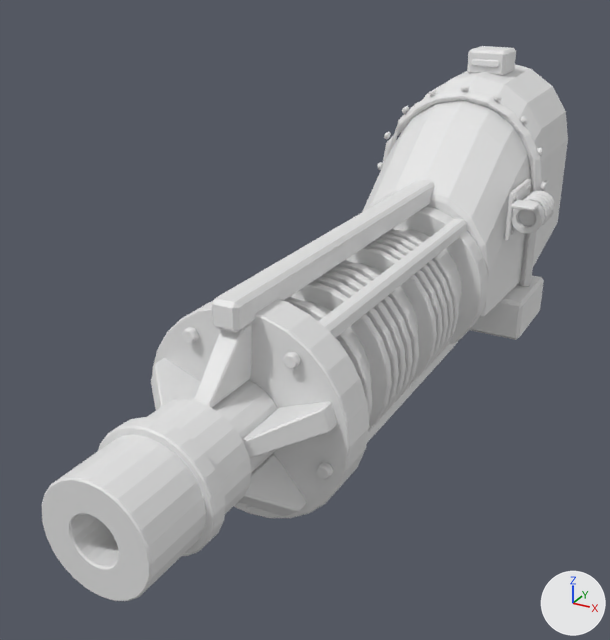
Before and after pictures for a commit that changed the OBJ model Assets/Resources/Models/Ricochet_M0/barrel.obj.
Before and after are seen from a camera (50 mm lens) standing at (0.54, -1.726, 0.568) and looking at (-0.07, -0.617, 0.014). Arrows for +X, +Y and +Z are at lower right; the lights stay in place. The first picture is the older version. Where no turn or scale is listed for an object, it has been applied to the vertices. Vertices at exactly the same position are counted once.

Objects in the first picture: 'barrel'.
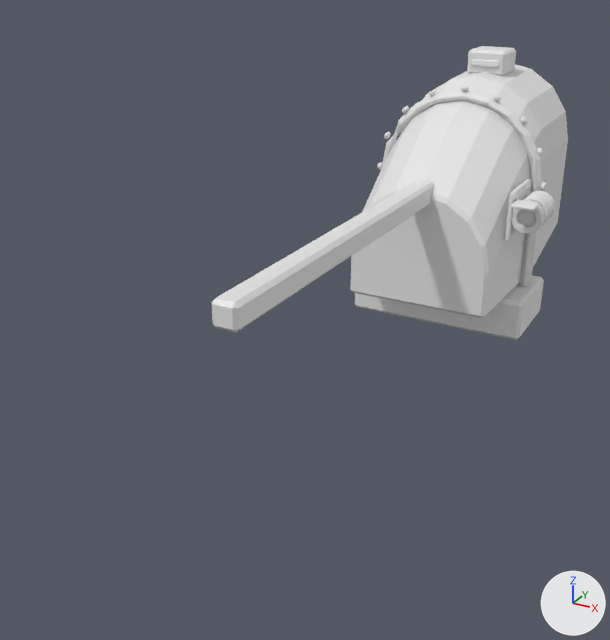
Changed parts and their boxes [x1, y1, x2, y2] in the pictures (610 x 640 px):
'barrel', reshaped (32% narrower, 47% shorter): before [42, 46, 568, 601]; after [211, 46, 568, 340]
part 1 of me_barrel, deleted: before [42, 206, 488, 601]

Diff of the bpy script that builds the scene:
```diff
--- a/Assets/Resources/Models/Ricochet_M0/barrel.obj.py
+++ b/Assets/Resources/Models/Ricochet_M0/barrel.obj.py
@@ me_barrel @@
 # used by ob_barrel; location = (0.0, 0.0, 0.0)
-me_barrel.from_pydata(...)  # 7819 vertices, 15346 faces; spans x -0.18..0.208, y -1.203..0.16, z -0.155..0.38
+me_barrel.from_pydata(...)  # 3375 vertices, 6610 faces; spans x -0.18..0.208, y -0.95..0.16, z -0.14..0.38
+# me_barrel part 1: 50 loose pieces with 4444 vertices, spanning x -0.155..0.155, y -1.203..-0.28, z -0.155..0.155, are deleted
+# other edits to the shape of me_barrel do not show in these pictures
```
